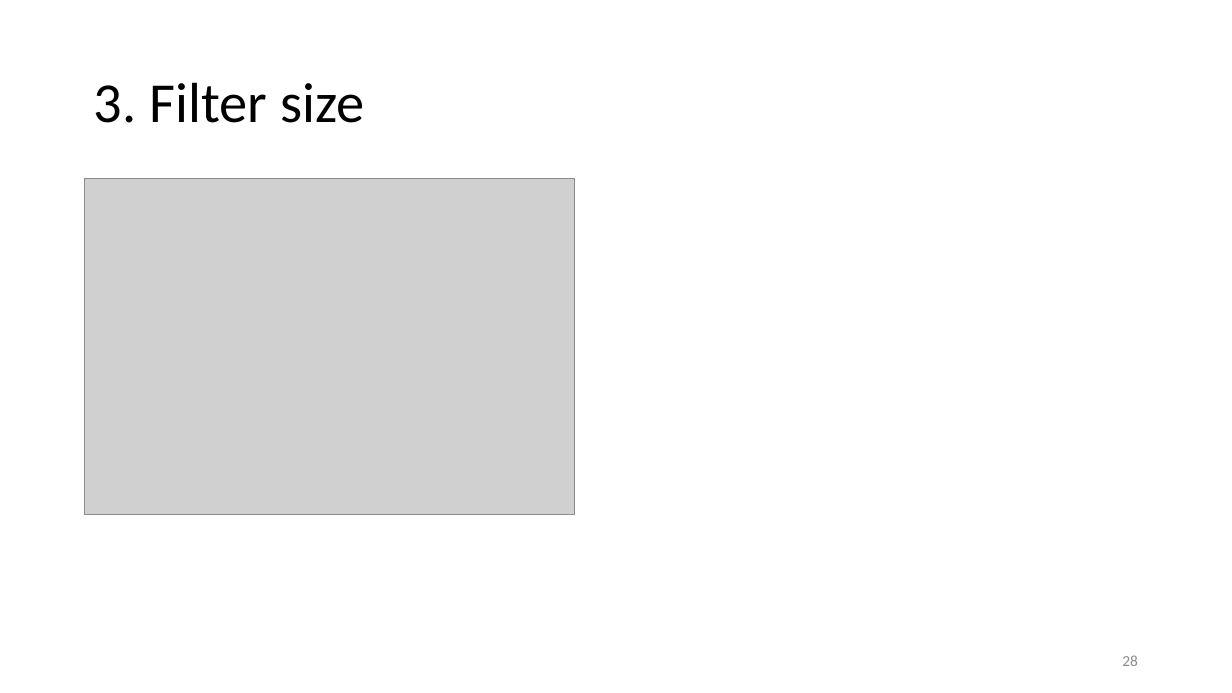
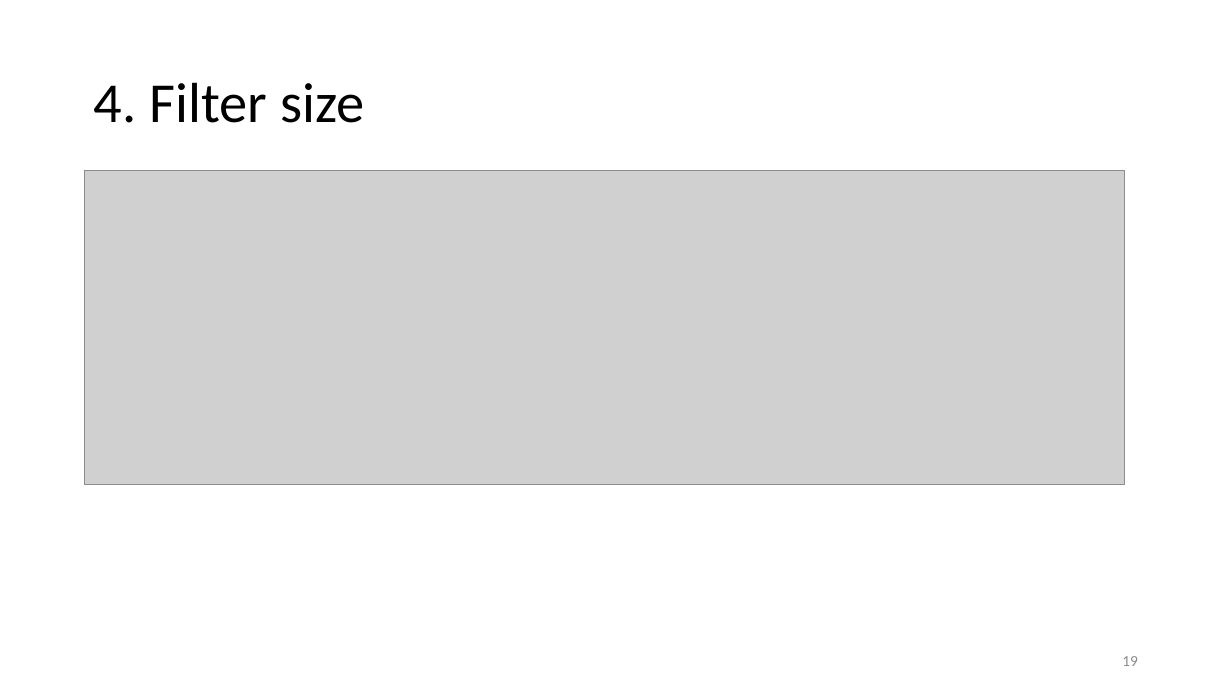
Before and after one commit to vutuanhai237/DynamicQNN, a slide deck: slide 19 of thesis/Quanvolutional neural network.pptx (slide 28 before the commit). Drawn at 1232x693 pixels with LibreOffice and Linux fonts; fonts in the diff are those of the drawing; grey boxes stand for pictures. Boxes give left, top, right and bottom in pixels: in the first picture for what was removed or moved away, otherwise in the second. Text is boxed around its words. In the diff, an @@ line names an element or a change of style, - is before the commit and + after.

```diff
--- a/thesis/Quanvolutional neural network.pptx
+++ b/thesis/Quanvolutional neural network.pptx
@@ title at [94, 82, 364, 123]: text changed @@
-3. Filter size
+4. Filter size
@@ picture removed at [85, 178, 575, 515] @@
@@ picture added at [85, 171, 1125, 485] @@
@@ page number at [1122, 656, 1138, 666]: text changed @@
-28
+19
```
Also in this commit, not shown: 11 other slides changed, 3 slides added, 10 slides removed.
